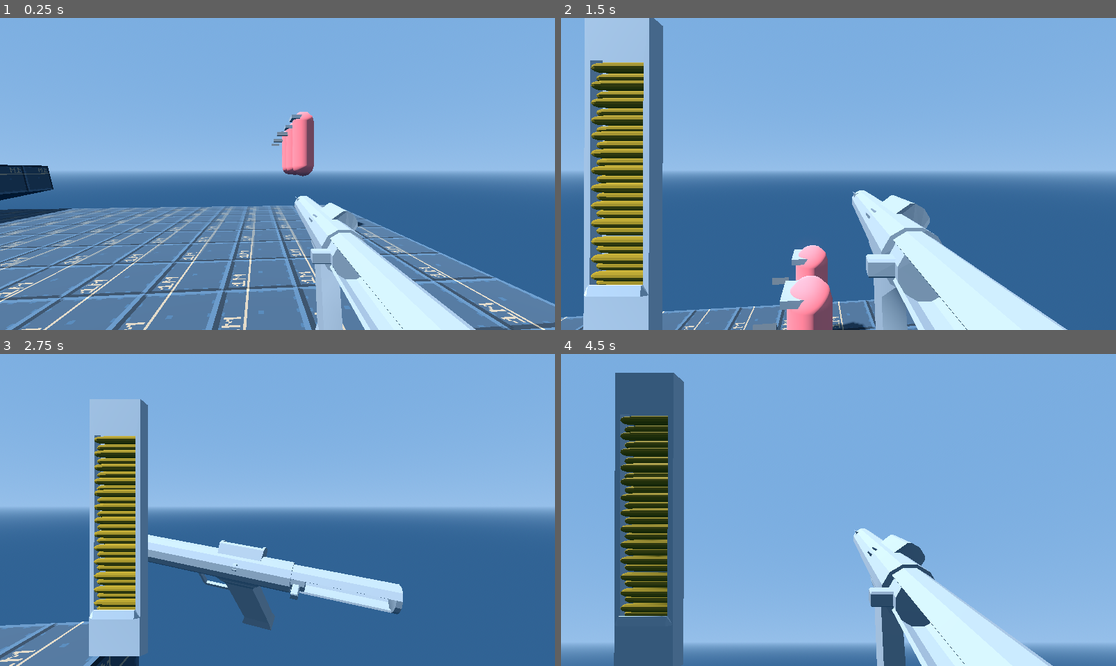
Above: before the commit, frames 1-4 (two rows, left to right).
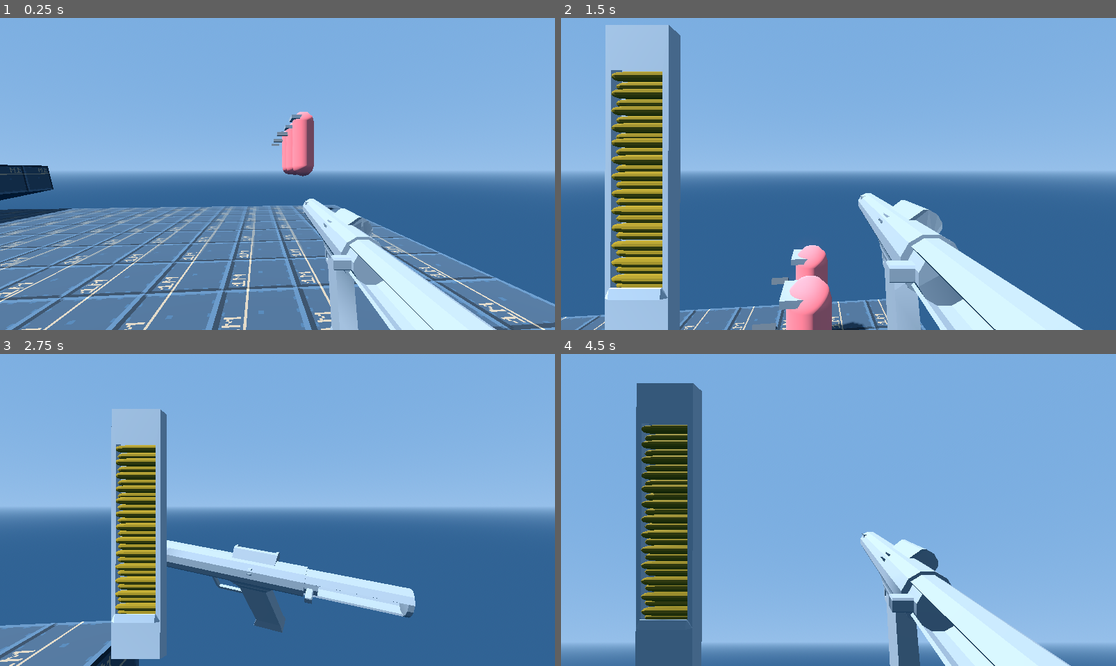
Above: after the commit, the same moments.

Repository: jashjhj/fp-shooter-game
Game: Godot game, scene res://maps/level_0.tscn
Two runs of this game, one before a commit and one after it. Both use one fixed random seed, a clock stepped at 60 frames per second and the inputs below.
Inputs (mouse positions are in pixels of both pictures, inside the frame that each line leads up to):
- Up to frame 1 (0.25 s): no input
- Up to frame 2 (1.5 s): tap Enter (ui_accept) at 0.5, 0.77 s; move the mouse to (866, 174) at 0.52 s; hold Right mouse button (aim_down_sights) 0.53-1.28 s; hold W (move_forward) from 0.53 s (still down); move the mouse to (810, 174) at 1.27 s; tap P (free_mouse) at 1.35 s
- Up to frame 3 (2.75 s): tap Enter (ui_accept) at 1.52 s; move the mouse to (333, 441) at 2.02 s; release W (move_forward) at 2.03 s; hold D (move_right) from 2.03 s (still down); hold Alt (inspect) from 2.03 s (still down)
- Up to frame 4 (4.5 s): move the mouse to (810, 572) at 2.77 s; release D (move_right) at 2.78 s; release Alt (inspect) at 2.78 s; hold W (move_forward) from 2.78 s (still down); click (810, 572) at 2.85 s; tap Enter (ui_accept) at 3.02, 3.77 s; move the mouse to (877, 513) at 3.52 s; hold Middle mouse button (look_during_inspect) 3.53-4.28 s; move the mouse to (794, 506) at 4.27 s; right-click (794, 506) at 4.35 s

The runs differ from the first frame. In frame 1, 4.1% of the frame differs, in the area x 53-90%, y 57-100%; in frame 2, 17%, in the area x 0-95%, y 0-100%; in frame 3, 10%; in frame 4, 15%.

Commit message:
Added staticbody3D extension script for future use & Brought flare gun shell up to date

Diff:
--- a/gameobjects/guns/instances/Flare_Gun/12ga_Shot.tscn
+++ b/gameobjects/guns/instances/Flare_Gun/12ga_Shot.tscn
@@ -20,7 +20,7 @@
 [sub_resource type="ShaderMaterial" id="ShaderMaterial_5sp2j"]
 render_priority = 0
 shader = ExtResource("6_qyi58")
-shader_parameter/albedo_mult = 1.0
+shader_parameter/stretch_factor = 1.0
 shader_parameter/alpha_mult = 1.0
 
 [sub_resource type="Resource" id="Resource_rcm1f"]
@@ -29,8 +29,11 @@
 drag = 0.1
 gravity = 9.81
 mass = 0.005
+damage = 10
 base_inaccuracy = 0.1
 amount = 8
+NEL_coefficient = 0.8
+ricochet_angle = 0.349066
 trail_material = SubResource("ShaderMaterial_5sp2j")
 lifetime = 2000
 metadata/_custom_type_script = "uid://cuj1evxe65gdy"
@@ -63,7 +66,7 @@
 surface_material_override/1 = SubResource("StandardMaterial3D_5sp2j")
 
 [node name="Bullet-source" parent="Model" instance=ExtResource("4_ibo4w")]
-transform = Transform3D(1, 0, 0, 0, -4.37114e-08, 1, 0, -1, -4.37114e-08, 0, 0, 0)
+transform = Transform3D(1, 0, 0, 0, -4.37114e-08, -1, 0, 1, -4.37114e-08, 0, 0, 0)
 bullet_data = SubResource("Resource_rcm1f")
 
 [node name="Interact_Area" type="Area3D" parent="Model"]
--- a/gameobjects/guns/instances/Flare_Gun/Flare_Gun.tscn
+++ b/gameobjects/guns/instances/Flare_Gun/Flare_Gun.tscn
@@ -27,11 +27,12 @@
 [sub_resource type="BoxShape3D" id="BoxShape3D_nq1xb"]
 size = Vector3(0.00390625, 0.0351563, 0.0254171)
 
-[node name="FlareGun" type="Node3D" node_paths=PackedStringArray("trigger_functions", "GUN_MODEL", "INSPECT_POSITION")]
+[node name="FlareGun" type="Node3D" node_paths=PackedStringArray("trigger_functions", "GUN_MODEL", "INSPECT_POSITION", "ADS_CAM_POS")]
 script = ExtResource("1_rxssa")
 trigger_functions = [NodePath("Model/Hammer/Release_Hammer")]
 GUN_MODEL = NodePath("Model")
 INSPECT_POSITION = NodePath("Inspect_Pos")
+ADS_CAM_POS = NodePath("Model/ADS Cam Pos")
 metadata/_custom_type_script = "uid://7yjt2q14eqdj"
 
 [node name="Model" type="Node3D" parent="."]
@@ -134,13 +135,14 @@
 EDGE = 1
 metadata/_custom_type_script = "uid://dod00lbrjpcyo"
 
+[node name="ADS Cam Pos" type="Node3D" parent="Model"]
+transform = Transform3D(1, 0, 0, 0, 1, 0, 0, 0, 1, 0, 0.0808774, 0.0333572)
+
 [node name="Inspect_Pos" type="Node3D" parent="."]
 transform = Transform3D(0.433042, 0.206576, 0.877382, -0.040178, 0.97684, -0.210162, -0.900477, 0.0557577, 0.431313, -0.0314448, 0, -0.0100336)
 
-[node name="Player_Insertable_Pouch" type="Node3D" parent="." node_paths=PackedStringArray("INSERTABLE")]
-transform = Transform3D(0.849092, 0.528246, 0, -0.528246, 0.849092, 0, 0, 0, 1, -0.184091, 0.113364, 0.027466)
+[node name="Player_Insertable_Pouch" type="Node3D" parent="."]
+transform = Transform3D(0.849092, 0.528246, 0, -0.528246, 0.849092, 0, 0, 0, 1, -0.176148, 0.113364, 0.027466)
 script = ExtResource("13_f7qc2")
-INSERTABLE = NodePath("12Ga_Shot")
+INSERTABLE = ExtResource("11_nq1xb")
 metadata/_custom_type_script = "uid://loortei0f5ym"
-
-[node name="12Ga_Shot" parent="Player_Insertable_Pouch" instance=ExtResource("11_nq1xb")]
--- /dev/null
+++ b/gameobjects/static/StaticBody3D_Mat.gd
@@ -0,0 +1,9 @@
+class_name StaticBody3D_Mat extends StaticBody3D
+
+@export var MATERIAL:StaticMaterial
+
+func get_material() -> StaticMaterial:
+	if(MATERIAL == null):
+		push_warning("No material set for StaticBody3D_Mat")
+		return StaticMaterial.new()
+	return MATERIAL
--- /dev/null
+++ b/gameobjects/static/materials/StaticMaterial.gd
@@ -0,0 +1 @@
+class_name StaticMaterial extends Resource
--- a/player/player.tscn
+++ b/player/player.tscn
@@ -1,8 +1,9 @@
-[gd_scene load_steps=5 format=3 uid="uid://c007vgboxblaa"]
+[gd_scene load_steps=6 format=3 uid="uid://c007vgboxblaa"]
 
 [ext_resource type="Script" uid="uid://bgovjysirxbhv" path="res://player/scripts/player.gd" id="1_oul6g"]
 [ext_resource type="Script" uid="uid://veedg70g6tse" path="res://player/scripts/camera_3d.gd" id="2_g1dw6"]
-[ext_resource type="PackedScene" uid="uid://k6g5l4koiagb" path="res://gameobjects/guns/instances/Welrod_Special/Welrod_Special.tscn" id="3_g1dw6"]
+[ext_resource type="PackedScene" uid="uid://diui1vqmyxnjp" path="res://gameobjects/guns/instances/Flare_Gun/Flare_Gun.tscn" id="3_g1dw6"]
+[ext_resource type="PackedScene" uid="uid://k6g5l4koiagb" path="res://gameobjects/guns/instances/Welrod_Special/Welrod_Special.tscn" id="4_yw30f"]
 
 [sub_resource type="CapsuleShape3D" id="CapsuleShape3D_kqu6x"]
 radius = 0.3
@@ -34,8 +35,12 @@
 [node name="AudioListener3D" type="AudioListener3D" parent="Torso/Head/Camera3D"]
 current = true
 
-[node name="WelrodSpecial" parent="Torso/Head" instance=ExtResource("3_g1dw6")]
-transform = Transform3D(1, 0, 0, 0, 1, 0, 0, 0, 1, 0.0664793, -0.200434, -0.288826)
+[node name="FlareGun" parent="Torso/Head" instance=ExtResource("3_g1dw6")]
+transform = Transform3D(1, 0, 0, 0, 1, 0, 0, 0, 1, 0.0740882, -0.0829843, -0.171616)
+visible = false
+
+[node name="WelrodSpecial" parent="Torso/Head" instance=ExtResource("4_yw30f")]
+transform = Transform3D(1, 0, 0, 0, 1, 0, 0, 0, 1, 0.0886336, -0.210112, -0.298332)
 
 [node name="MovementCollider" type="CollisionShape3D" parent="."]
 transform = Transform3D(1, 0, 0, 0, 1, 0, 0, 0, 1, 0, 0.9, 0)
Not shown, added: gameobjects/static/StaticBody3D_Mat.gd.uid
Not shown, added: gameobjects/static/materials/StaticMaterial.gd.uid
